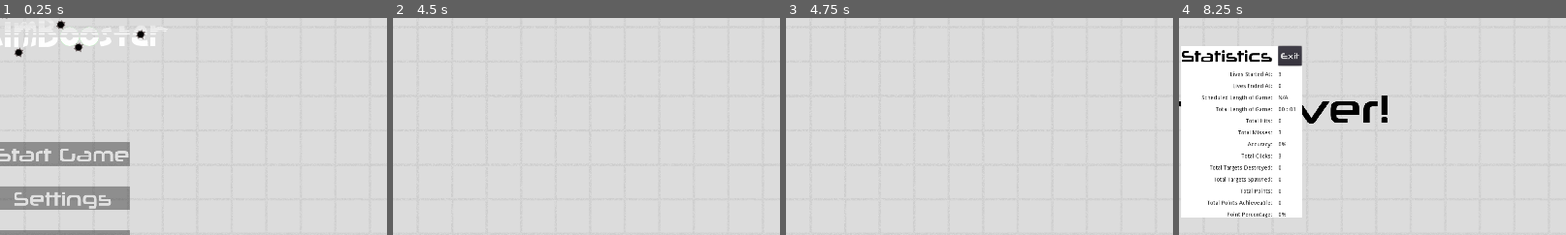
Above: before the commit, frames 1-4 (left to right).
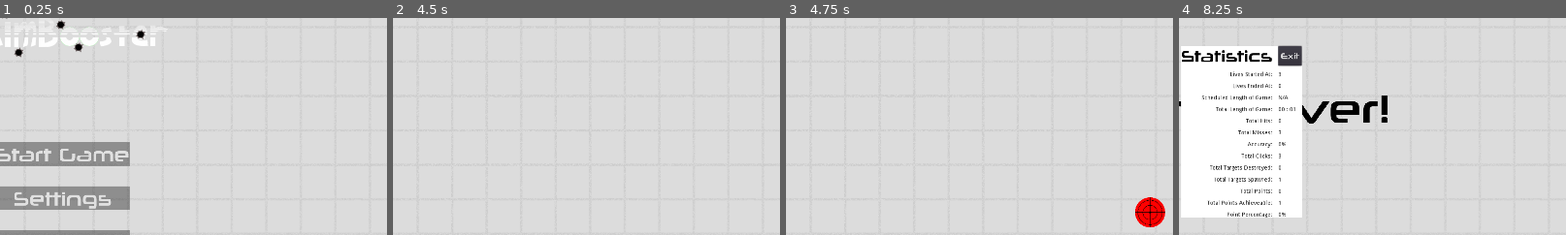
Above: after the commit, the same moments.

Repository: CasualYT31/aimbooster
Game: Godot game, scene res://scenes/Root.tscn
The game is run twice, just before and just after one commit, with the same random seed, the same clock (stepped at 60 frames per second) and the same inputs.
Inputs (mouse positions are % of the whole screen's width and height, from its top left):
- Up to frame 1 (0.25 s): no input
- Up to frame 2 (4.5 s): click "Start Game" at 0.5 s; tap Enter at 1.25, 3.5 s; move the mouse to (72, 45) at 1.27 s; click (72, 45) at 1.42 s; tap Space at 2, 4.25 s; move the mouse to (30, 55) at 2.02 s; click (30, 55) at 2.17 s; move the mouse to (60, 28) at 2.77 s; click (60, 28) at 2.92 s; move the mouse to (45, 70) at 3.52 s; click (45, 70) at 3.67 s; move the mouse to (80, 65) at 4.27 s; click (80, 65) at 4.42 s
- Up to frame 3 (4.75 s): no input
- Up to frame 4 (8.25 s): tap Enter at 5 s; move the mouse to (20, 35) at 5.02 s; click (20, 35) at 5.17 s; tap Space at 5.75 s; move the mouse to (55, 50) at 5.77 s; click (55, 50) at 5.92 s; move the mouse to (35, 25) at 6.52 s; click (35, 25) at 6.67 s; move the mouse to (72, 45) at 7.27 s; click (72, 45) at 7.42 s; move the mouse to (30, 55) at 8.02 s; click (30, 55) at 8.17 s
The pictures show only the part of the screen within x 42-92%, y 24-74%; the shares and areas given below are measured in that part.

Frames 1-2 are identical in both runs. In frame 3, 0.9% of the frame differs, in the area x 90-98%, y 82-97%; in frame 4, less than 0.1%.

Commit message:
Made first target always spawn one second after countdown

Diff:
--- a/scripts/Game.gd
+++ b/scripts/Game.gd
@@ -29,7 +29,8 @@
 var gameOverCheckingDelay: float = 0.0
 # spawn timing variables
 var spawnTimerCounter: float = 0.0 # timer that counts the number of seconds since last spawn
-var timeUntilNextSpawn: float = 3.0
+var highestTimeUntilNextSpawn: float = 3.0
+var timeUntilNextSpawn: float = 1.0 # this specific value represents the delay from end of countdown to first target spawn
 
 # Variables - Difficulty Data
 # chance variables will be a %age from 0-100
@@ -110,6 +111,9 @@
 # returns TRUE if a target was spawned, FALSE if not
 func _targetSpawnManager():
 	if spawnTimerCounter >= timeUntilNextSpawn:
+		# if this is the first target, then readjust to the highestTimeUntilNextSpawn
+		if entireLengthOfGame < timeUntilNextSpawn + highestTimeUntilNextSpawn:
+			timeUntilNextSpawn = highestTimeUntilNextSpawn + _calculateTimeUntilNextSpawnDecrement() # will be adjusted when we increase difficulty
 		# spawn a target here!
 		# we should design our code so that we don't have to explicitly store references to targets
 		var targetType: int = _generateNewTargetType()
@@ -195,12 +199,12 @@
 	# decrease both activeLifeOfTarget and timeUntilNextSpawn by a small amount
 func _increaseDifficulty():
 	if timeUntilNextSpawn > _calculateSpawnDelayCap():
-		timeUntilNextSpawn -= float(settings.startDifficulty) / 35.0
+		timeUntilNextSpawn -= _calculateTimeUntilNextSpawnDecrement()
 	if timeUntilNextSpawn < _calculateSpawnDelayCap():
 		timeUntilNextSpawn = _calculateSpawnDelayCap()
 
 	if activeLifeOfTarget > _calculateLifeOfTargetCap():
-		activeLifeOfTarget -= float(settings.startDifficulty) / 50.0
+		activeLifeOfTarget -= _calculateActiveLifeOfTargetDecrement()
 	if activeLifeOfTarget < _calculateLifeOfTargetCap():
 		activeLifeOfTarget = _calculateLifeOfTargetCap()
 
@@ -220,6 +224,12 @@
 		chanceOfBlueTarget += m
 	elif chanceOfPurpleTarget < 75:
 		chanceOfPurpleTarget += m
+
+func _calculateTimeUntilNextSpawnDecrement():
+	return float(settings.startDifficulty) / 35.0
+
+func _calculateActiveLifeOfTargetDecrement():
+	return float(settings.startDifficulty) / 50.0
 
 func _calculateSpawnDelayCap():
 	if settings.startDifficulty >= 1.0 && settings.startDifficulty < 2.0:
